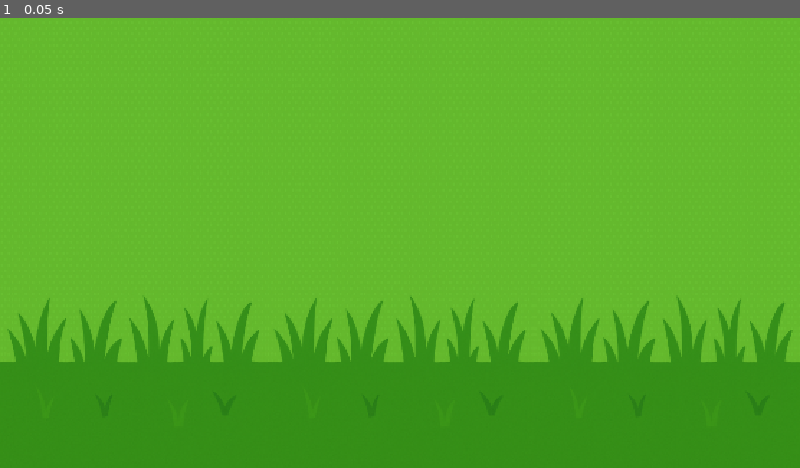
Above: before the commit, frame 1.
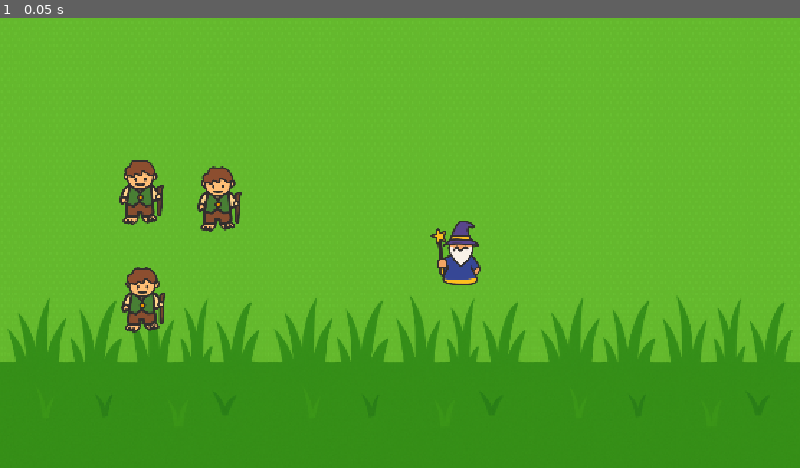
Above: after the commit, the same moment.

Repository: ShayLuan/GameDevTest
Game: Godot game, scene res://Scenes/World/World.tscn
The game is run twice, just before and just after one commit, with the same random seed, the same clock (stepped at 60 frames per second) and the same inputs.
Inputs:
- Up to frame 1 (0.05 s): no input

The runs differ from the first frame. In frame 1, 2.3% of the frame differs, in the area x 14-61%, y 31-70%.

Commit message:
scenes setup

Diff:
--- /dev/null
+++ b/essentials/Scenes/Hobbit/Hobbit.tscn
@@ -0,0 +1,9 @@
+[gd_scene format=3 uid="uid://bnxvywdqw50bf"]
+
+[ext_resource type="Texture2D" uid="uid://b7ju6af71nhu3" path="res://Assets/Hobbit.png" id="1_y5jml"]
+
+[node name="Hobbit" type="Node2D" unique_id=907800685]
+
+[node name="Sprite2D" type="Sprite2D" parent="." unique_id=1170754238]
+scale = Vector2(0.5, 0.5)
+texture = ExtResource("1_y5jml")
--- /dev/null
+++ b/essentials/Scenes/Wizard/Wizard.tscn
@@ -0,0 +1,9 @@
+[gd_scene format=3 uid="uid://defehin0147mo"]
+
+[ext_resource type="Texture2D" uid="uid://dg4s56rbh13yn" path="res://Assets/Wizard.png" id="1_ui2fd"]
+
+[node name="Wizard" type="Node2D" unique_id=1894173785]
+
+[node name="Sprite2D" type="Sprite2D" parent="." unique_id=1275374933]
+scale = Vector2(0.5, 0.5)
+texture = ExtResource("1_ui2fd")
--- a/essentials/Scenes/World/World.tscn
+++ b/essentials/Scenes/World/World.tscn
@@ -1,9 +1,23 @@
 [gd_scene format=3 uid="uid://lvxukvk30obu"]
 
 [ext_resource type="Texture2D" uid="uid://cgn6sbdeg6w8b" path="res://Assets/Bg.png" id="1_0nbjp"]
+[ext_resource type="PackedScene" uid="uid://bnxvywdqw50bf" path="res://Scenes/Hobbit/Hobbit.tscn" id="2_ouhkt"]
+[ext_resource type="PackedScene" uid="uid://defehin0147mo" path="res://Scenes/Wizard/Wizard.tscn" id="3_5jr8x"]
 
 [node name="World" type="Node" unique_id=854156197]
 
 [node name="Bg" type="Sprite2D" parent="." unique_id=1876995869]
 texture = ExtResource("1_0nbjp")
 centered = false
+
+[node name="Hobbit" parent="." unique_id=907800685 instance=ExtResource("2_ouhkt")]
+position = Vector2(204, 251)
+
+[node name="Hobbit2" parent="." unique_id=125769773 instance=ExtResource("2_ouhkt")]
+position = Vector2(207, 406)
+
+[node name="Hobbit3" parent="." unique_id=161484200 instance=ExtResource("2_ouhkt")]
+position = Vector2(316, 261)
+
+[node name="Wizard" parent="." unique_id=1894173785 instance=ExtResource("3_5jr8x")]
+position = Vector2(656, 338)
